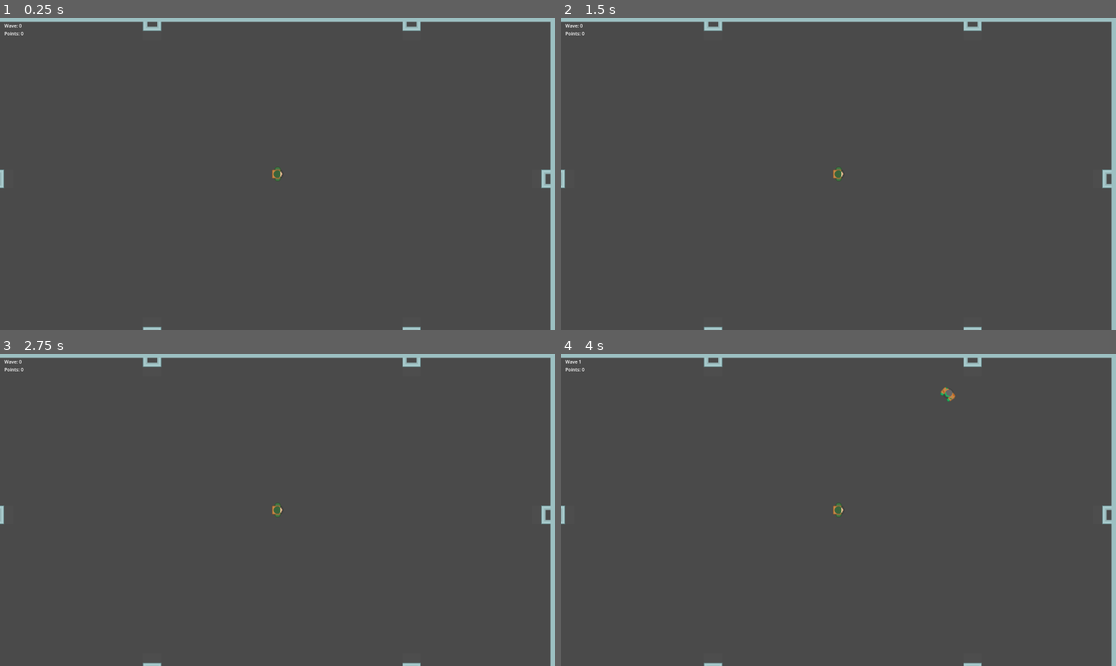
Above: before the commit, frames 1-4 (two rows, left to right).
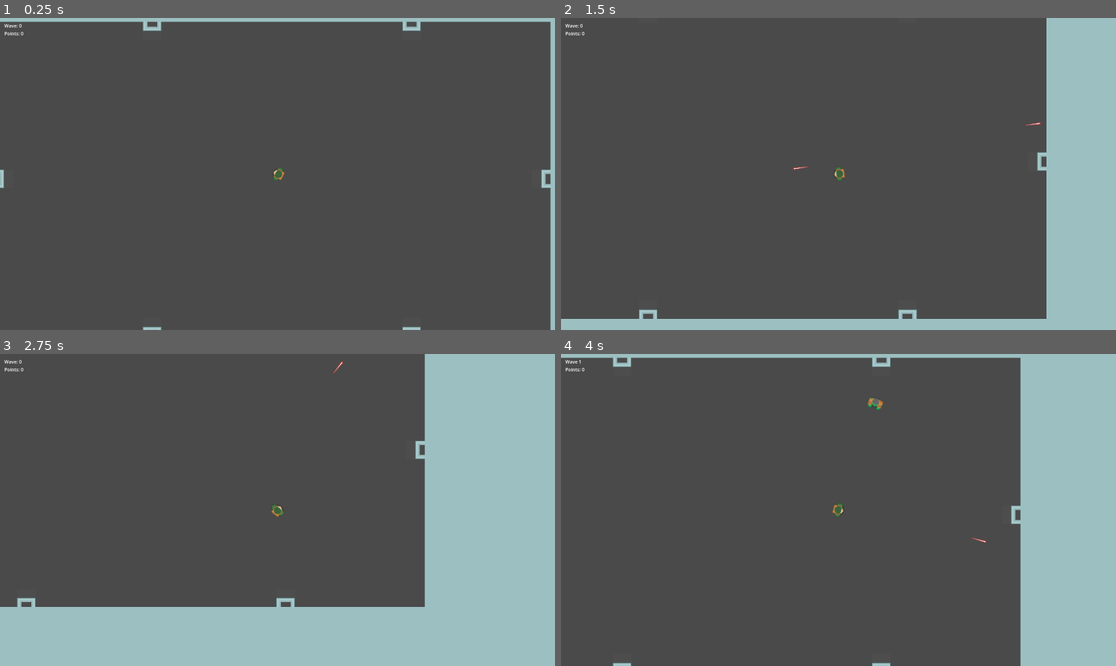
Above: after the commit, the same moments.

Repository: JustinDMS/wave-survival
Game: Godot game, scene res://main.tscn
Same seed, same stepped clock (60 frames per second), same inputs: the game is played once before the commit and once after it.
Inputs (mouse positions are in pixels of both pictures, inside the frame that each line leads up to):
- Up to frame 1 (0.25 s): no input
- Up to frame 2 (1.5 s): tap Enter at 0.5 s; move the mouse to (960, 158) at 0.52 s; hold D (move_right) 0.53-1.28 s; click (960, 158) at 0.6 s; move the mouse to (727, 189) at 1.27 s; hold S (move_down) from 1.28 s (still down); click (727, 189) at 1.35 s
- Up to frame 3 (2.75 s): move the mouse to (333, 441) at 2.02 s; release S (move_down) at 2.03 s; hold D (move_right) from 2.03 s (still down); click (333, 441) at 2.1 s
- Up to frame 4 (4 s): move the mouse to (810, 572) at 2.77 s; release D (move_right) at 2.78 s; hold W (move_up) 2.78-3.53 s; click (810, 572) at 2.85 s; move the mouse to (1005, 556) at 3.52 s; hold A (move_left) from 3.53 s (still down); click (1005, 556) at 3.6 s

The runs differ from the first frame. In frame 1, less than 0.1% of the frame differs, in the area x 48-52%, y 47-53%; in frame 2, 16%; in frame 3, 38%, in the area x 0-100%, y 0-100%; in frame 4, 17%.
Error before the commit: Invalid access to property or key 'status' on a base object of type 'null instance'. (res://Player/player.gd:16)

Commit message:
Created Weapon Component and Base Projectile
- The weapon component takes a projectile as a variable so it knows what to fire

Diff:
--- a/Projectile/projectile.gd
+++ b/Mechanics/Projectile/base_projectile.gd
@@ -1,17 +1,20 @@
 class_name Projectile
 extends Node2D
 
+@export_category("Config")
 @export var projectile_speed : float = 1000.0
 @export var max_travel_distance : float = 1000.0
 
 @export_category("Sound")
 @export var stream : AudioStream
+@export var min_pitch : float = 1.0
+@export var max_pitch : float = 1.0
 
 var distance_traveled : float = 0.0
 
 
 func _ready():
-	AudioManager.playRandomPitch(stream, 1.0, 1.3)
+	playAudio()
 
 
 func _physics_process(delta):
@@ -23,5 +26,11 @@
 		queue_free()
 
 
+func playAudio():
+	AudioManager.playRandomPitch(stream, min_pitch, max_pitch)
+
+
 func projectileHit(_area):
+	if _area is Hurtbox:
+		return
 	queue_free()
--- /dev/null
+++ b/Mechanics/Projectile/base_projectile.tscn
@@ -0,0 +1,28 @@
+[gd_scene load_steps=6 format=3 uid="uid://15868fq4j4kp"]
+
+[ext_resource type="Script" path="res://Mechanics/Projectile/base_projectile.gd" id="1_7kdmw"]
+[ext_resource type="AudioStream" uid="uid://3v5omvtlh7me" path="res://Assets/SFX/blast_1.wav" id="2_mupyt"]
+[ext_resource type="Texture2D" uid="uid://bwvuk4vlffh5n" path="res://Assets/red_laser.png" id="3_dbteg"]
+[ext_resource type="PackedScene" path="res://Mechanics/HitDetection/hurtbox_component.tscn" id="4_h3xj2"]
+
+[sub_resource type="RectangleShape2D" id="RectangleShape2D_w76nu"]
+size = Vector2(54, 8.857)
+
+[node name="Base Projectile" type="Node2D"]
+script = ExtResource("1_7kdmw")
+stream = ExtResource("2_mupyt")
+max_pitch = 1.3
+
+[node name="Sprite2D" type="Sprite2D" parent="."]
+rotation = 1.5708
+texture = ExtResource("3_dbteg")
+
+[node name="Hurtbox Component" parent="." instance=ExtResource("4_h3xj2")]
+collision_layer = 8
+collision_mask = 5
+
+[node name="CollisionShape2D" type="CollisionShape2D" parent="Hurtbox Component"]
+position = Vector2(0, 2.38419e-07)
+shape = SubResource("RectangleShape2D_w76nu")
+
+[connection signal="area_entered" from="Hurtbox Component" to="." method="projectileHit"]
--- /dev/null
+++ b/Mechanics/Weapon/weapon_component.gd
@@ -0,0 +1,52 @@
+extends Node2D
+
+@export_category("Config")
+@export var use_time : float = 0 # Seconds
+@export_enum("Single", "Scatter") var behavior : int
+@export var scatter_count : int = 5
+@export var scatter : float = 15.0 # Degrees
+@export var projectile : PackedScene
+
+var can_attack : bool = true
+
+@onready var cooldown_timer = $Cooldown
+
+
+func handle_attack(_event : InputEvent, movement_component) -> void:
+	if not can_attack:
+		return
+
+	if _event.is_action("attack") and _event.is_pressed():
+		match behavior:
+			# Single
+			0: fireSingle(movement_component)
+			# Scatter
+			1: fireScatter(movement_component)
+
+		startCooldown()
+
+
+func startCooldown():
+	if use_time > 0.0:
+		can_attack = false
+		cooldown_timer.start(use_time)
+
+
+func endCooldown():
+	can_attack = true
+
+
+func fireSingle(movement_component):
+	var p = projectile.instantiate()
+	owner.get_parent().add_child(p)
+	p.transform = movement_component.global_transform
+
+
+func fireScatter(movement_component):
+	for i in range(0, scatter_count):
+		var p = projectile.instantiate()
+		owner.get_parent().add_child(p)
+		p.transform = movement_component.global_transform
+
+		# Set random rotation for projectile
+		p.rotate(deg_to_rad(randf_range(-scatter/2, scatter/2)))
--- /dev/null
+++ b/Mechanics/Weapon/weapon_component.tscn
@@ -0,0 +1,12 @@
+[gd_scene load_steps=3 format=3 uid="uid://c378r6ly2dfog"]
+
+[ext_resource type="Script" path="res://Mechanics/Weapon/weapon_component.gd" id="1_om33y"]
+[ext_resource type="PackedScene" uid="uid://15868fq4j4kp" path="res://Mechanics/Projectile/base_projectile.tscn" id="2_m8fd8"]
+
+[node name="Weapon Component" type="Node2D"]
+script = ExtResource("1_om33y")
+projectile = ExtResource("2_m8fd8")
+
+[node name="Cooldown" type="Timer" parent="."]
+
+[connection signal="timeout" from="Cooldown" to="." method="endCooldown"]
--- a/Player/player.gd
+++ b/Player/player.gd
@@ -8,8 +8,7 @@
 @export var movement_component : CharacterBody2D
 @export var balance_component : Node2D
 @export var health_component : Node2D
-
-@onready var projectile : PackedScene = preload("res://Projectile/projectile.tscn")
+@export var weapon_component : Node2D
 
 
 func _physics_process(delta):
@@ -19,16 +18,10 @@
 	movement_component.handle_movement(delta)
 
 
-# Come up with a "Weapon Component" or something to move this to
-# Weapon should have:
-# - Type
-# - Projectile
-# - Ammo
-func _unhandled_input(_event):
-	if Input.is_action_just_pressed("attack") and not health_component.status == health_component.DEAD:
-		var p = projectile.instantiate()
-		owner.add_child(p)
-		p.transform = movement_component.global_transform
+func _unhandled_input(event):
+	if not health_component.status == health_component.DEAD:
+		weapon_component.handle_attack(event, movement_component)
+	get_viewport().set_input_as_handled()
 
 
 func pointsChanged(balance):
--- a/Player/player.tscn
+++ b/Player/player.tscn
@@ -1,21 +1,23 @@
-[gd_scene load_steps=9 format=3 uid="uid://dg2jyrvom6hsb"]
+[gd_scene load_steps=10 format=3 uid="uid://dt3jw71lqjsg7"]
 
 [ext_resource type="Script" path="res://Player/player.gd" id="1_2bcd7"]
 [ext_resource type="Script" path="res://Player/movement.gd" id="2_jj24e"]
 [ext_resource type="Texture2D" uid="uid://nfic8at0pct0" path="res://Assets/soldier1_stand.png" id="3_tknfx"]
-[ext_resource type="PackedScene" uid="uid://cnfofv55x7sxp" path="res://HitDetection/hitbox_component.tscn" id="4_2p8pi"]
-[ext_resource type="PackedScene" uid="uid://dv2ewhrgj5tcq" path="res://Balance/balance.tscn" id="4_pclcl"]
+[ext_resource type="PackedScene" path="res://Mechanics/HitDetection/hitbox_component.tscn" id="4_2p8pi"]
+[ext_resource type="PackedScene" uid="uid://c665dyxqr7oq7" path="res://Mechanics/Balance/balance.tscn" id="4_pclcl"]
 [ext_resource type="Shape2D" uid="uid://5cbyyy80eguh" path="res://Player/player_collision.tres" id="5_8pbsp"]
 [ext_resource type="PackedScene" uid="uid://b2b0lsv8llmqf" path="res://Player/health.tscn" id="5_mhjiv"]
+[ext_resource type="PackedScene" uid="uid://c378r6ly2dfog" path="res://Mechanics/Weapon/weapon_component.tscn" id="8_ifryy"]
 
 [sub_resource type="CircleShape2D" id="CircleShape2D_dyo22"]
 radius = 26.5
 
-[node name="Player" type="Node2D" node_paths=PackedStringArray("movement_component", "balance_component", "health_component")]
+[node name="Player" type="Node2D" node_paths=PackedStringArray("movement_component", "balance_component", "health_component", "weapon_component")]
 script = ExtResource("1_2bcd7")
 movement_component = NodePath("Movement Component")
 balance_component = NodePath("Balance Component")
 health_component = NodePath("Health Component")
+weapon_component = NodePath("Weapon Component")
 
 [node name="Movement Component" type="CharacterBody2D" parent="."]
 motion_mode = 1
@@ -42,5 +44,8 @@
 
 [node name="Health Component" parent="." instance=ExtResource("5_mhjiv")]
 
+[node name="Weapon Component" parent="." instance=ExtResource("8_ifryy")]
+use_time = 0.25
+
 [connection signal="points_changed" from="Balance Component" to="." method="pointsChanged"]
 [connection signal="dead" from="Health Component" to="." method="playerDied"]
--- a/Projectile/projectile.tscn
+++ /dev/null
@@ -1,27 +0,0 @@
-[gd_scene load_steps=6 format=3 uid="uid://8pfi4wiw4olq"]
-
-[ext_resource type="Script" path="res://Projectile/projectile.gd" id="1_h66ox"]
-[ext_resource type="PackedScene" uid="uid://d1f1rp4k5t7yw" path="res://HitDetection/hurtbox_component.tscn" id="2_kfqod"]
-[ext_resource type="Texture2D" uid="uid://bwvuk4vlffh5n" path="res://Assets/red_laser.png" id="2_w6ta6"]
-[ext_resource type="AudioStream" uid="uid://3v5omvtlh7me" path="res://Assets/SFX/blast_1.wav" id="5_fcqv3"]
-
-[sub_resource type="RectangleShape2D" id="RectangleShape2D_w76nu"]
-size = Vector2(54, 8.857)
-
-[node name="Projectile" type="Node2D"]
-script = ExtResource("1_h66ox")
-stream = ExtResource("5_fcqv3")
-
-[node name="Sprite2D" type="Sprite2D" parent="."]
-rotation = 1.5708
-texture = ExtResource("2_w6ta6")
-
-[node name="Hurtbox Component" parent="." instance=ExtResource("2_kfqod")]
-collision_layer = 8
-collision_mask = 5
-
-[node name="CollisionShape2D" type="CollisionShape2D" parent="Hurtbox Component"]
-position = Vector2(0, 2.38419e-07)
-shape = SubResource("RectangleShape2D_w76nu")
-
-[connection signal="area_entered" from="Hurtbox Component" to="." method="projectileHit"]
